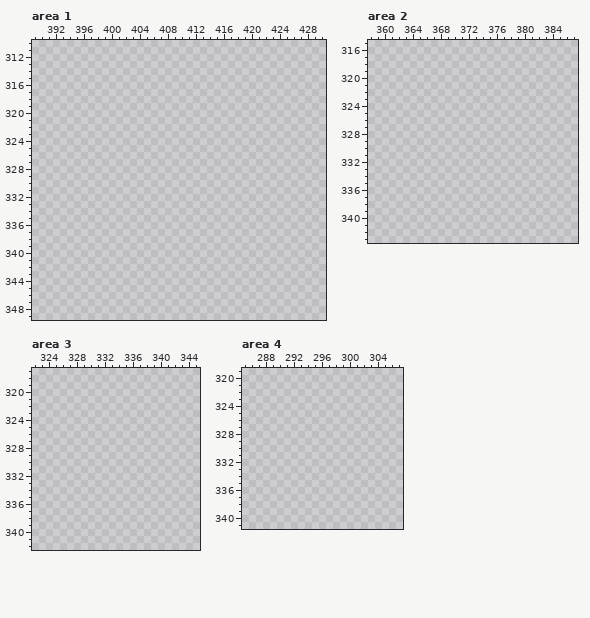
File history of a pixel-art file, src/mission/asteroid/assets/all asteroids.aseprite. Above: the version before the commit.
630x500 pixels, 1 frame. Shown: area 1: x 389..430, y 310..349; area 2: x 358..387, y 315..343; area 3: x 322..345, y 317..342; area 4: x 285..307, y 319..341. The commit also changed other parts of the picture, which this record leaves out.
The same view after the edit:
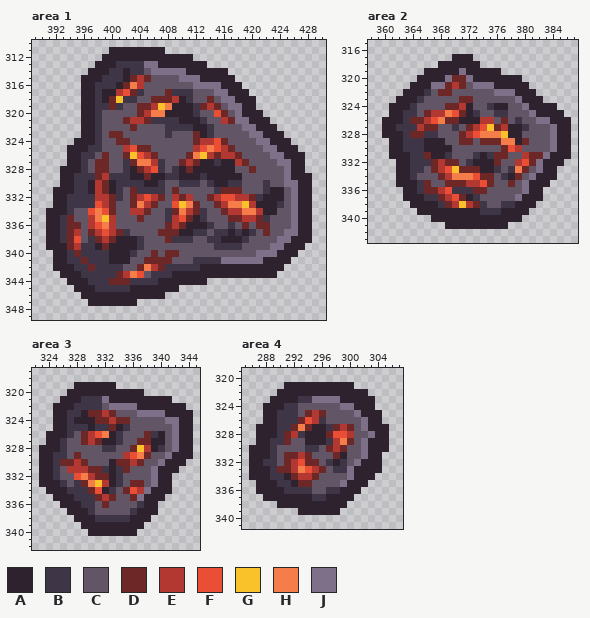
Palette (. is transparent): A #2e222f  B #3e3546  C #625565  D #6e2727  E #b33831  F #ea4f36  G #f9c22b  H #f57d4a  J #7f708a
From old to new:
Changed rows in their new state; - is an unchanged pixel.
Area 1, layer "Layer 1":
first column x 391:
311 ---------AAAAAAAA---------------------
312 --------AAAAAAAAAAAAA-----------------
313 -------AAABBBBJJAAAAAAA---------------
314 ------AAABBABBCJJJJJAAAAAA------------
315 -----AAABBBADEDCCCCJJJAAAAA-----------
316 -----AABBBADHECCCCCCCJJJJAAA----------
317 -----AABAAEFDBCCCDBBBCCCJJAAA---------
318 -----AABADGBBCCDDDEABCCDCJJAAA--------
319 -----AABBDBCCDDEGHAAABDEDCJJAA--------
320 -----AABCCCCCDEHHAAAABCCFDCJAAA-------
321 -----AABCCCDEEDBBBBAAABCCEDJJAAA------
322 -----AABCCCCDCCCCBBBBAABCCCCJJAAA-----
323 -----AABCDDCCCCCCBCCCDABCCCCCJJAAA----
324 ----AAABCCDDCCCCCCCCCDEEFDCCCCJJAAA---
325 ---AAABBCCCEFDDCCCCCCEFHFEDCCCCJJAAA--
326 ---AABBCDCCDGFEDCCCCDHGEDEEDCCCCJJAAA-
327 ---AABCDDCCBDHHEBCCDEDAABAAEDCCCCJJAA-
328 --AAABCDDCCBADEFBCBADAAAAAACCDCCCCJAA-
329 --AABBBDEBBBAADAABBAAABAAAAACCCCCCJAAA
330 --AABBAEDABBBBAABCCBBBCBAABBCCCBCCJJAA
331 -AAABBAEDABCDBBBBCDCCCCCBDDDCCCBAACJAA
332 -AABBBBEEDBCDEFEDCEDECCDEFFEEDBAAACJAA
333 -AABBBBFEDCCDHEDCCFGHDCCDEHHGEAAABCJAA
334 AAABCCFHFDCCEEDCCBDHEDBCCDEEHHEAACCJAA
335 AABDCCEHGECCCDCCCBEFDABCCCDDEEDBCCCJAA
336 AABDDCEFHECCCCCCCDEDAAABCCBCDCDDCCCJAA
337 AABDECDEFEDBCCCCDDDAABBCBBABABCDCCJJAA
338 AABDFCBDEDAAABCCCDBBBCCBBAAABCCCCJJAAA
339 AAADEBBADAAAABCCCCCCCCCCBBBBCCCCJJAAA-
340 -AABDBBBBAAABCCDCDDCCCCCCCCCCCJJJAAA--
341 -AABBDBBBAAACCDDDDCCCBBBBJJJJJJAAAA---
342 -AAABBDBBBBCCDHEDBBBBBAAAAAAAAAAAA----
343 --AAABBBBBDEHFCBBBAAAAAAAAAAAAAAA-----
344 ---AAABBBDDDBBBBAAAAAAA---------------
345 ----AAABBBBBAAAAAAA-------------------
346 -----AAAAAAAAAAAA---------------------
347 ------AAAAAAA-------------------------
Area 2, layer "Layer 1":
first column x 360:
317 ----------AAA--------------
318 --------AAAAAA-------------
319 ------AAAAAJAAAAA----------
320 -----AAAAJDDJAAAAAAA-------
321 ----AAAJJDEDCJJJAAAAA------
322 ---AAABCDDCCCCCCJJJAAA-----
323 --AAABCCCCCDDCCCCCCJAAA----
324 -AAABCCCCDDEACCBAACCJAAAA--
325 -AABBCDEEHFDABCCBBCCCJAAAA-
326 AAABDDEFHDDAAAEECDCBCCJJAAA
327 AABBBEDDCCBCDEFGDEAABCCCJAA
328 AAABDDBBCCCDEFHHHGAACCCCJAA
329 -AABBBAAACCDDCDDDHHADCCCJAA
330 -AABBBAAAACCCCCCCDFECCCCJAA
331 -AAABBDAABCCCBABDDCCEDDJAAA
332 --AABBBDEDDCBAAADCCEFDJAAA-
333 --AABBCDEFGDDDAABCBHDCJAA--
334 --AABCCCDEHHHFDDCBADCJAAA--
335 --AAABDCCDDDEEFDCCDCJAAA---
336 ---AABDDEFBBBDDCCCCCJAA----
337 ---AAABBDEFDABCCCCCJAAA----
338 ----AAAABDEGEDBCCBBAAA-----
339 -----AAAAAAAAABBBAAAA------
340 -------AAAAAAAAAAAAA-------
341 ---------AAAAAAAAA---------
Area 3, layer "Layer 1":
first column x 323:
319 -----AAAAAA-----------
320 ----AAAAAAAAAAA-------
321 ---AAABBBJAAAAAAAAA---
322 --AAABBBBCJJJJAAAAAAA-
323 --AABBADDEDCCCJJJJAAAA
324 --AABAAADDEDDCCCCCJJAA
325 --AABBBABBDABCCCCCCJAA
326 -AAABCDEFHABCCCDBACJAA
327 -AABCCDEDAABCCDDAACJAA
328 AAABCCCCCBBCCDGEABCJAA
329 AABBCDCCCCCCEFHDCCJAAA
330 AABDDEDCCCADDEDCCJAAA-
331 AABCEEEDDBABDCCCJAAA--
332 AABCCFHEDDABCCCCJAA---
333 AAABCBDHGEABCDDCJAA---
334 -AAABBBDFABCDFEJAAA---
335 --AAABBBDEDCCDJAAA----
336 ---AAABBCDCCCCBAA-----
337 ----AAABCCCCCBAAA-----
338 -----AAABBBBBAAA------
339 ------AAAAAAAAA-------
340 -------AAAAAAA--------
Area 4, layer "Layer 1":
first column x 286:
321 -----AAAAAAAAAA-----
322 ----AAAAAAAAAAAAA---
323 ---AAAABBJJJJAAAAA--
324 --AAABBCCCCCCJJAAA--
325 --AABBBCDEDCCCCJAAA-
326 --AABBBDFEBCCCCCJAA-
327 -AAABBDHDAABDEDCJAAA
328 -AAABDEBAAADFFECCJAA
329 -AABBDCCAAABEHDCJAAA
330 AAABCCCCBBCDEDCCJAAA
331 AAABCDDEDCCCDACCJAA-
332 AABBCDEFDDCBABCJAAA-
333 AAABDDEHFEDCBBJAAAA-
334 AAABBADEEDCCCCJAAA--
335 -AAABBADDCCCCJAAA---
336 -AAAABBBBCCBBAAA----
337 --AAAAAAABBAAAA-----
338 ----AAAAAAAAAA------
339 -------AAAAAA-------
